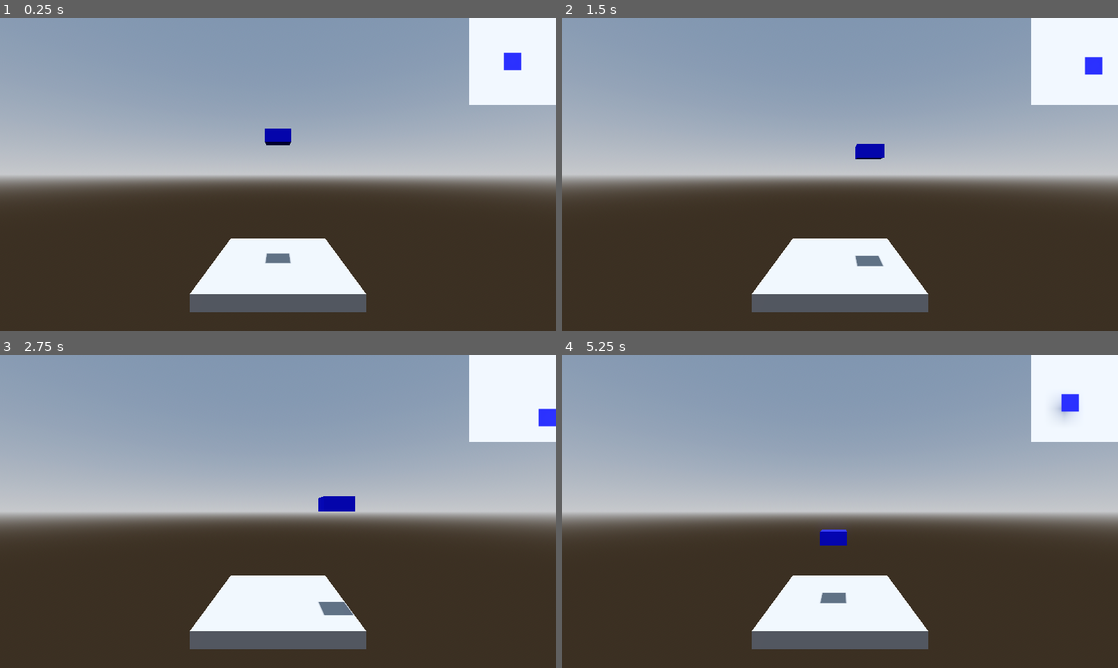
Above: before the commit, frames 1-4 (two rows, left to right).
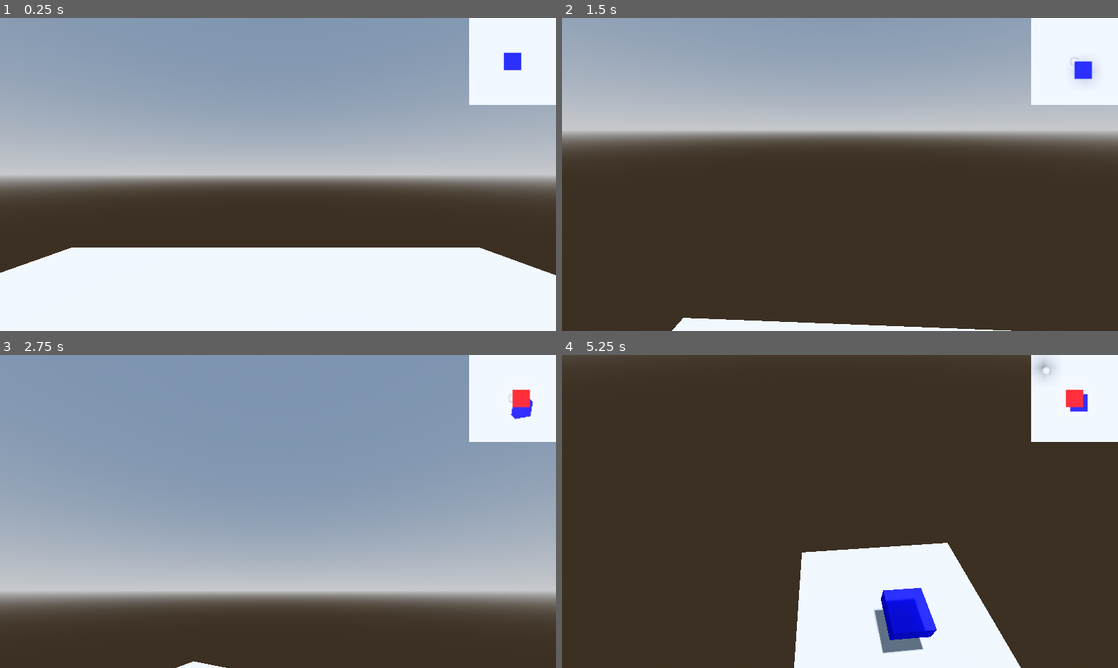
Above: after the commit, the same moments.

Repository: chybby/gmtkjam2024
Game: Godot game, scene res://scenes/main/main.tscn
Same seed, same stepped clock (60 frames per second), same inputs: the game is played once before the commit and once after it.
Inputs (mouse positions are in pixels of both pictures, inside the frame that each line leads up to):
- Up to frame 1 (0.25 s): no input
- Up to frame 2 (1.5 s): tap Enter at 0.5 s; move the mouse to (962, 158) at 0.52 s; hold Right (block_move_right) 0.53-1.28 s; hold Shift (sprint) 0.53-1.28 s; click (962, 158) at 0.67 s; tap Space (jump) at 0.77, 0.8, 1.07, 1.35 s; move the mouse to (728, 190) at 1.27 s; hold Down (block_move_down) from 1.28 s (still down); click (728, 190) at 1.42 s
- Up to frame 3 (2.75 s): tap Space (jump) at 1.52, 1.82, 2.3 s; tap Shift (sprint) at 1.55 s; move the mouse to (333, 442) at 2.02 s; release Down (block_move_down) at 2.03 s; hold Right (block_move_right) from 2.03 s (still down); hold Shift (sprint) from 2.03 s (still down); click (333, 442) at 2.17 s
- Up to frame 4 (5.25 s): move the mouse to (812, 574) at 2.77 s; release Right (block_move_right) at 2.78 s; release Shift (sprint) at 2.78 s; hold Up (block_move_up) 2.78-3.53 s; tap Shift (sprint) at 2.85, 4.35 s; click (812, 574) at 2.92 s; tap Space (jump) at 3.02, 3.32, 4.52, 4.82 s; move the mouse to (1006, 558) at 3.52 s; hold Space (jump) 3.53-4.28 s; hold Left (block_move_left) 3.53-5.03 s; click (1006, 558) at 3.67 s; tap Escape (ui_cancel) at 4.15 s; move the mouse to (673, 464) at 4.27 s; click (673, 464) at 4.42 s; move the mouse to (867, 511) at 5.02 s; hold Down (block_move_down) from 5.03 s (still down); hold Shift (sprint) from 5.03 s (still down); click (867, 511) at 5.17 s

The runs differ from the first frame. In frame 1, 23% of the frame differs, in the area x 0-100%, y 35-100%; in frame 2, 37%; in frame 3, 53%; in frame 4, 64%, in the area x 0-100%, y 0-100%.

Commit message:
just giving us some options

Diff:
--- a/scenes/game_objects/block/block.gd
+++ b/scenes/game_objects/block/block.gd
@@ -1,8 +1,9 @@
 extends RigidBody3D
 class_name Block
 
-const COLOURS = [Color.RED, Color.GREEN, Color.BLUE]
-const USE_PHYSICS = true
+const COLOURS := [Color.RED, Color.GREEN, Color.BLUE]
+const USE_PHYSICS := false
+const DISCRETE_MOTION := true
 
 signal settled
 
@@ -12,7 +13,8 @@
 @onready var mesh: MeshInstance3D = $MeshInstance3D
 @onready var collision_shape_3d: CollisionShape3D = $CollisionShape3D
 
-var input_vector := Vector2()
+var input_vector := Vector2.ZERO
+var motion := Vector3.ZERO
 var falling := true
 
 func world_height() -> float:
@@ -21,9 +23,20 @@
 
 func _input(event: InputEvent) -> void:
     if falling:
-        input_vector = Input.get_vector("block_move_left", "block_move_right", "block_move_up", "block_move_down")
-        linear_velocity.x = input_vector.x * horizontal_speed
-        linear_velocity.z = input_vector.y * horizontal_speed
+        if DISCRETE_MOTION:
+            if event.is_action_pressed("block_move_left"):
+                motion = Vector3.LEFT
+            elif event.is_action_pressed("block_move_right"):
+                motion = Vector3.RIGHT
+            elif event.is_action_pressed("block_move_up"):
+                motion = Vector3.FORWARD
+            elif event.is_action_pressed("block_move_down"):
+                motion = Vector3.BACK
+        else:
+            input_vector = Input.get_vector("block_move_left", "block_move_right", "block_move_up", "block_move_down")
+            linear_velocity.x = input_vector.x * horizontal_speed
+            linear_velocity.z = input_vector.y * horizontal_speed
+
 
 func _ready() -> void:
     linear_velocity.y = -falling_speed
@@ -35,20 +48,23 @@
         if position.y < -1.0:
             queue_free()
 
+    if DISCRETE_MOTION:
+        if not motion.is_zero_approx() and not test_move(transform, motion):
+            position += motion
+        motion = Vector3.ZERO
+
     if falling and linear_velocity.y > -falling_speed / 2:
-        print('settled')
         falling = false
         input_vector = Vector2.ZERO
         freeze = true
         settled.emit()
 
 func _on_body_entered(body: CollisionObject3D) -> void:
-    print(body)
     if body.get_collision_layer_value(1) and falling:
-        print('settled')
         falling = false
         input_vector = Vector2.ZERO
         gravity_scale = 1
+        linear_damp_mode = DAMP_MODE_COMBINE
         physics_material_override.friction = 1
         lock_rotation = false
         set_collision_mask_value(2, false)
--- a/scenes/game_objects/player/player.gd
+++ /dev/null
@@ -1,24 +0,0 @@
-extends CharacterBody2D
-
-@export_range(0.0, 100.0, 0.1, "or_greater", "suffix:px/s") var max_speed: float = 100.0
-
-@onready var health: Health = $Health
-
-
-func _ready() -> void:
-    health.died.connect(on_died)
-
-
-func _physics_process(_delta: float) -> void:
-    var movement_vector = get_movement_vector()
-    # TODO: control velocity with a VelocityComponent (Movement?)
-    velocity = movement_vector * max_speed
-    move_and_slide()
-
-
-func get_movement_vector() -> Vector2:
-    return Input.get_vector("move_left", "move_right", "move_up", "move_down")
-
-
-func on_died() -> void:
-    queue_free()
--- a/scenes/game_objects/player/player.tscn
+++ b/scenes/game_objects/player/player.tscn
@@ -1,40 +1,29 @@
-[gd_scene load_steps=7 format=3 uid="uid://cwav8ma78d78y"]
+[gd_scene load_steps=4 format=3 uid="uid://bmfdom0qtg0ys"]
 
-[ext_resource type="Script" path="res://scenes/game_objects/player/player.gd" id="1_k7pqn"]
-[ext_resource type="PackedScene" uid="uid://bosg1708wuxeb" path="res://scenes/components/hurtbox/hurtbox.tscn" id="2_7rusm"]
-[ext_resource type="Script" path="res://scenes/components/health/health.gd" id="2_vxojf"]
-[ext_resource type="Texture2D" uid="uid://bgjejrq2i1iwr" path="res://assets/icon.svg" id="3_4tsk4"]
+[ext_resource type="Script" path="res://scenes/game_objects/player/playerController.gd" id="1_rptl7"]
 
-[sub_resource type="CircleShape2D" id="CircleShape2D_vp1ni"]
-radius = 8.0
+[sub_resource type="CapsuleShape3D" id="CapsuleShape3D_cjhkp"]
 
-[sub_resource type="CircleShape2D" id="CircleShape2D_x1ybv"]
+[sub_resource type="CapsuleMesh" id="CapsuleMesh_66pfy"]
 
-[node name="Player" type="CharacterBody2D"]
-collision_layer = 2
-collision_mask = 5
-motion_mode = 1
-script = ExtResource("1_k7pqn")
+[node name="Player" type="CharacterBody3D"]
+script = ExtResource("1_rptl7")
 
-[node name="Health" type="Node" parent="."]
-script = ExtResource("2_vxojf")
+[node name="CollisionShape3D" type="CollisionShape3D" parent="."]
+transform = Transform3D(1, 0, 0, 0, 1, 0, 0, 0, 1, 0, 1, 0)
+shape = SubResource("CapsuleShape3D_cjhkp")
 
-[node name="Visuals" type="Node2D" parent="."]
+[node name="WorldModel" type="Node3D" parent="."]
+unique_name_in_owner = true
 
-[node name="Sprite2D" type="Sprite2D" parent="Visuals"]
-y_sort_enabled = true
-position = Vector2(0, 7)
-scale = Vector2(0.15, 0.15)
-texture = ExtResource("3_4tsk4")
-offset = Vector2(0, -44)
+[node name="MeshInstance3D" type="MeshInstance3D" parent="WorldModel"]
+transform = Transform3D(1, 0, 0, 0, 1, 0, 0, 0, 1, 0, 1, 0)
+mesh = SubResource("CapsuleMesh_66pfy")
 
-[node name="Hurtbox" parent="." node_paths=PackedStringArray("health") instance=ExtResource("2_7rusm")]
-collision_mask = 4
-health = NodePath("../Health")
+[node name="Head" type="Node3D" parent="."]
+unique_name_in_owner = true
+transform = Transform3D(1, 0, 0, 0, 1, 0, 0, 0, 1, 0, 1.79, 0)
 
-[node name="CollisionShape2D" type="CollisionShape2D" parent="Hurtbox"]
-shape = SubResource("CircleShape2D_vp1ni")
-debug_color = Color(0, 1, 0, 0.419608)
-
-[node name="CollisionShape2D" type="CollisionShape2D" parent="."]
-shape = SubResource("CircleShape2D_x1ybv")
+[node name="FPCamera" type="Camera3D" parent="Head"]
+unique_name_in_owner = true
+current = true
--- /dev/null
+++ b/scenes/game_objects/player/playerController.gd
@@ -0,0 +1,105 @@
+extends CharacterBody3D
+
+@export var look_sensitivity : float = 0.006
+@export var auto_bhop := true
+
+@export var walk_speed := 7.0
+@export var sprint_speed := 8.5
+@export var ground_accel := 14.0
+@export var ground_cap := 10.0
+@export var ground_friction := 6.0
+
+@export var jump_velocity := 6.0
+@export var air_cap := 0.85
+@export var air_accel := 800.0
+@export var air_move_speed := 500.0
+
+const HEADBOB_MOVE_AMOUNT = 0.06
+const HEADBOB_FREQUENCY = 2.4
+
+var headbob_time := 0.0
+var double_jump := 1
+var jump_number := 10
+var wish_dir := Vector3.ZERO
+
+
+func _ready() -> void:
+    for child in %WorldModel.find_children("*", "VisualInstance3d"):
+        child.set_layer_mask_value(1, false)
+        child.set_layer_mask_value(10, true)
+
+func _unhandled_input(event: InputEvent) -> void:
+    if event is InputEventMouseButton:
+        Input.set_mouse_mode(Input.MOUSE_MODE_CAPTURED)
+    elif event.is_action_pressed("ui_cancel"):
+        Input.set_mouse_mode(Input.MOUSE_MODE_VISIBLE)
+
+    if Input.get_mouse_mode() == Input.MOUSE_MODE_CAPTURED:
+        if event is InputEventMouseMotion:
+            rotate_y(-event.relative.x * look_sensitivity)
+            %FPCamera.rotate_x(-event.relative.y * look_sensitivity)
+            %FPCamera.rotation.x = clamp(%FPCamera.rotation.x, deg_to_rad(-90), deg_to_rad(90))
+
+func get_move_speed() -> float:
+        return sprint_speed if Input.is_action_pressed("sprint") else walk_speed
+
+func _physics_process(delta: float) -> void:
+    var input_dir = Input.get_vector("move_left", "move_right", "move_up", "move_down")
+    wish_dir = self.global_transform.basis * Vector3(input_dir.x, 0., input_dir.y)
+
+    if is_on_floor():
+        if jump_number > 0:
+            double_jump = jump_number
+        if Input.is_action_just_pressed("jump") or (auto_bhop and Input.is_action_pressed("jump")):
+            jump()
+        _handle_ground_physics(delta)
+    else:
+        if Input.is_action_just_pressed("jump"):
+            if double_jump > 0:
+                double_jump -= 1
+                jump()
+        _handle_air_physics(delta)
+
+    move_and_slide()
+
+func _handle_air_physics(delta) -> void:
+    self.velocity.y -= ProjectSettings.get_setting("physics/3d/default_gravity") * delta
+
+    var cur_speed_in_wish_dir = self.velocity.dot(wish_dir)
+    var capped_speed = min((air_move_speed * wish_dir).length(), air_cap)
+    var add_speed_till_cap = capped_speed - cur_speed_in_wish_dir
+    if add_speed_till_cap > 0:
+        var accel_speed = air_accel * air_move_speed * delta
+        accel_speed = min(accel_speed, add_speed_till_cap)
+        self.velocity += accel_speed * wish_dir
+
+func _handle_ground_physics(delta) -> void:
+    var cur_speed_in_wish_dir = self.velocity.dot(wish_dir)
+    var add_speed_till_cap = get_move_speed() - cur_speed_in_wish_dir
+    if add_speed_till_cap > 0:
+        var accel_speed = ground_accel * delta * get_move_speed()
+        accel_speed = min(accel_speed, add_speed_till_cap)
+        self.velocity += accel_speed * wish_dir
+
+    var control = max(self.velocity.length(), ground_cap)
+    var drop = control * ground_friction * delta
+    var new_speed = max(self.velocity.length() - drop, 0.0)
+    if self.velocity.length() > 0:
+        new_speed /= self.velocity.length()
+    self.velocity *= new_speed
+
+    _headbob_effect(delta)
+
+func _headbob_effect(delta):
+    headbob_time += delta * self.velocity.length()
+    %FPCamera.transform.origin = Vector3(
+        cos(headbob_time * HEADBOB_FREQUENCY * 0.5) * HEADBOB_MOVE_AMOUNT,
+        sin(headbob_time * HEADBOB_FREQUENCY) * HEADBOB_MOVE_AMOUNT,
+        0
+    )
+
+func jump():
+    self.velocity.y += jump_velocity
+
+func _process(delta: float) -> void:
+    pass
--- a/scenes/game_objects/world/world.gd
+++ b/scenes/game_objects/world/world.gd
@@ -16,6 +16,6 @@
 
 func _on_block_settled() -> void:
     tower_height = max(tower_height, current_block.world_height())
-    print(tower_height)
+    print('Tower height:', tower_height)
     current_block.settled.disconnect(_on_block_settled)
     spawn_block()
--- a/scenes/main/main.tscn
+++ b/scenes/main/main.tscn
@@ -1,7 +1,8 @@
-[gd_scene load_steps=6 format=3 uid="uid://ef5dqqevmxcn"]
+[gd_scene load_steps=7 format=3 uid="uid://ef5dqqevmxcn"]
 
 [ext_resource type="Script" path="res://scenes/main/main.gd" id="1_jcq7f"]
 [ext_resource type="PackedScene" uid="uid://nhikx0701dde" path="res://scenes/game_objects/world/world.tscn" id="2_o8oy4"]
+[ext_resource type="PackedScene" uid="uid://bmfdom0qtg0ys" path="res://scenes/game_objects/player/player.tscn" id="3_ed6k7"]
 
 [sub_resource type="ProceduralSkyMaterial" id="ProceduralSkyMaterial_ti5on"]
 sky_horizon_color = Color(0.64625, 0.65575, 0.67075, 1)
@@ -21,9 +22,7 @@
 
 [node name="World" parent="." instance=ExtResource("2_o8oy4")]
 
-[node name="Camera3D" type="Camera3D" parent="."]
-transform = Transform3D(1, 0, 0, 0, 1, 0, 0, 0, 1, 0, 6.77033, 16.5332)
-current = true
+[node name="Player" parent="." instance=ExtResource("3_ed6k7")]
 
 [node name="DirectionalLight3D" type="DirectionalLight3D" parent="."]
 transform = Transform3D(0.999999, 0, 0, 0, -4.37114e-08, 1, 0, -1, -4.37114e-08, 0, 10, 0)
@@ -44,7 +43,9 @@
 stretch = true
 
 [node name="SubViewport" type="SubViewport" parent="CanvasLayer/SubViewportContainer"]
+handle_input_locally = false
 size = Vector2i(100, 100)
+render_target_update_mode = 4
 
 [node name="TopDownCamera3D" type="Camera3D" parent="CanvasLayer/SubViewportContainer/SubViewport"]
 transform = Transform3D(1, 0, 0, 0, -4.37114e-08, 1, 0, -1, -4.37114e-08, 0, 1000, 0)
--- a/scenes/player/player.tscn
+++ /dev/null
@@ -1,29 +0,0 @@
-[gd_scene load_steps=4 format=3 uid="uid://bmfdom0qtg0ys"]
-
-[ext_resource type="Script" path="res://scenes/player/playerController.gd" id="1_rptl7"]
-
-[sub_resource type="CapsuleShape3D" id="CapsuleShape3D_cjhkp"]
-
-[sub_resource type="CapsuleMesh" id="CapsuleMesh_66pfy"]
-
-[node name="CharacterBody3D" type="CharacterBody3D"]
-script = ExtResource("1_rptl7")
-
-[node name="CollisionShape3D" type="CollisionShape3D" parent="."]
-transform = Transform3D(1, 0, 0, 0, 1, 0, 0, 0, 1, 0, 1, 0)
-shape = SubResource("CapsuleShape3D_cjhkp")
-
-[node name="WorldModel" type="Node3D" parent="."]
-unique_name_in_owner = true
-
-[node name="MeshInstance3D" type="MeshInstance3D" parent="WorldModel"]
-transform = Transform3D(1, 0, 0, 0, 1, 0, 0, 0, 1, 0, 1, 0)
-mesh = SubResource("CapsuleMesh_66pfy")
-
-[node name="Head" type="Node3D" parent="."]
-unique_name_in_owner = true
-transform = Transform3D(1, 0, 0, 0, 1, 0, 0, 0, 1, 0, 1.79, 0)
-
-[node name="FPCamera" type="Camera3D" parent="Head"]
-unique_name_in_owner = true
-cull_mask = 1048063
--- a/scenes/player/playerController.gd
+++ /dev/null
@@ -1,105 +0,0 @@
-extends CharacterBody3D
-
-@export var look_sensitivity : float = 0.006
-@export var auto_bhop := true
-
-@export var walk_speed := 7.0
-@export var sprint_speed := 8.5
-@export var ground_accel := 14.0
-@export var ground_cap := 10.0
-@export var ground_friction := 6.0
-
-@export var jump_velocity := 6.0
-@export var air_cap := 0.85
-@export var air_accel := 800.0
-@export var air_move_speed := 500.0
-
-const HEADBOB_MOVE_AMOUNT = 0.06
-const HEADBOB_FREQUENCY = 2.4
-
-var headbob_time := 0.0
-var double_jump := 1
-var jump_number := 10
-var wish_dir := Vector3.ZERO
-
-
-func _ready() -> void:
-	for child in %WorldModel.find_children("*", "VisualInstance3d"):
-		child.set_layer_mask_value(1, false)
-		child.set_layer_mask_value(10, true)
-
-func _unhandled_input(event: InputEvent) -> void:
-	if event is InputEventMouseButton:
-		Input.set_mouse_mode(Input.MOUSE_MODE_CAPTURED)
-	elif event.is_action_pressed("ui_cancel"):
-		Input.set_mouse_mode(Input.MOUSE_MODE_VISIBLE)
-
-	if Input.get_mouse_mode() == Input.MOUSE_MODE_CAPTURED:
-		if event is InputEventMouseMotion:
-			rotate_y(-event.relative.x * look_sensitivity)
-			%FPCamera.rotate_x(-event.relative.y * look_sensitivity)
-			%FPCamera.rotation.x = clamp(%FPCamera.rotation.x, deg_to_rad(-90), deg_to_rad(90))
-
-func get_move_speed() -> float:
-		return sprint_speed if Input.is_action_pressed("sprint") else walk_speed
-
-func _physics_process(delta: float) -> void:
-	var input_dir = Input.get_vector("move_left", "move_right", "move_up", "move_down")
-	wish_dir = self.global_transform.basis * Vector3(input_dir.x, 0., input_dir.y)
-
-	if is_on_floor():
-		if jump_number > 0:
-			double_jump = jump_number
-		if Input.is_action_just_pressed("jump") or (auto_bhop and Input.is_action_pressed("jump")):
-			jump()
-		_handle_ground_physics(delta)
-	else:
-		if Input.is_action_just_pressed("jump"):
-			if double_jump > 0:
-				double_jump -= 1
-				jump()
-		_handle_air_physics(delta)
-
-	move_and_slide()
-
-func _handle_air_physics(delta) -> void:
-	self.velocity.y -= ProjectSettings.get_setting("physics/3d/default_gravity") * delta
-
-	var cur_speed_in_wish_dir = self.velocity.dot(wish_dir)
-	var capped_speed = min((air_move_speed * wish_dir).length(), air_cap)
-	var add_speed_till_cap = capped_speed - cur_speed_in_wish_dir
-	if add_speed_till_cap > 0:
-		var accel_speed = air_accel * air_move_speed * delta
-		accel_speed = min(accel_speed, add_speed_till_cap)
-		self.velocity += accel_speed * wish_dir
-
-func _handle_ground_physics(delta) -> void:
-	var cur_speed_in_wish_dir = self.velocity.dot(wish_dir)
-	var add_speed_till_cap = get_move_speed() - cur_speed_in_wish_dir
-	if add_speed_till_cap > 0:
-		var accel_speed = ground_accel * delta * get_move_speed()
-		accel_speed = min(accel_speed, add_speed_till_cap)
-		self.velocity += accel_speed * wish_dir
-
-	var control = max(self.velocity.length(), ground_cap)
-	var drop = control * ground_friction * delta
-	var new_speed = max(self.velocity.length() - drop, 0.0)
-	if self.velocity.length() > 0:
-		new_speed /= self.velocity.length()
-	self.velocity *= new_speed
-
-	_headbob_effect(delta)
-
-func _headbob_effect(delta):
-	headbob_time += delta * self.velocity.length()
-	%FPCamera.transform.origin = Vector3(
-		cos(headbob_time * HEADBOB_FREQUENCY * 0.5) * HEADBOB_MOVE_AMOUNT,
-		sin(headbob_time * HEADBOB_FREQUENCY) * HEADBOB_MOVE_AMOUNT,
-		0
-	)
-
-func jump():
-	self.velocity.y += jump_velocity
-
-func _process(delta: float) -> void:
-	pass
--- a/scenes/player/playerTestPlane.tscn
+++ /dev/null
@@ -1,23 +0,0 @@
-[gd_scene load_steps=4 format=3 uid="uid://esf7ebxjth87"]
-
-[ext_resource type="PackedScene" uid="uid://bmfdom0qtg0ys" path="res://scenes/player/player.tscn" id="1_jokjs"]
-
-[sub_resource type="WorldBoundaryShape3D" id="WorldBoundaryShape3D_ulnmh"]
-
-[sub_resource type="PlaneMesh" id="PlaneMesh_iae7g"]
-
-[node name="Node3D" type="Node3D"]
-
-[node name="StaticBody3D" type="StaticBody3D" parent="."]
-
-[node name="CollisionShape3D" type="CollisionShape3D" parent="StaticBody3D"]
-shape = SubResource("WorldBoundaryShape3D_ulnmh")
-
-[node name="MeshInstance3D" type="MeshInstance3D" parent="StaticBody3D/CollisionShape3D"]
-transform = Transform3D(10, 0, 0, 0, 10, 0, 0, 0, 10, 0, 0, 0)
-mesh = SubResource("PlaneMesh_iae7g")
-
-[node name="player" parent="." instance=ExtResource("1_jokjs")]
-
-[node name="DirectionalLight3D" type="DirectionalLight3D" parent="."]
-transform = Transform3D(1, 0, 0, 0, -0.0223733, 0.99975, 0, -0.99975, -0.0223733, 0, 8.41377, 0)
